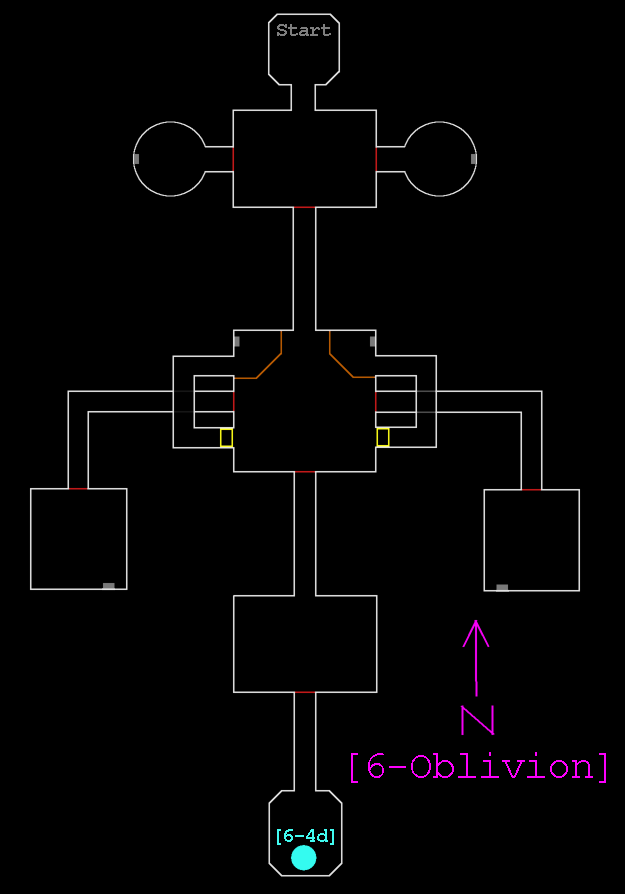
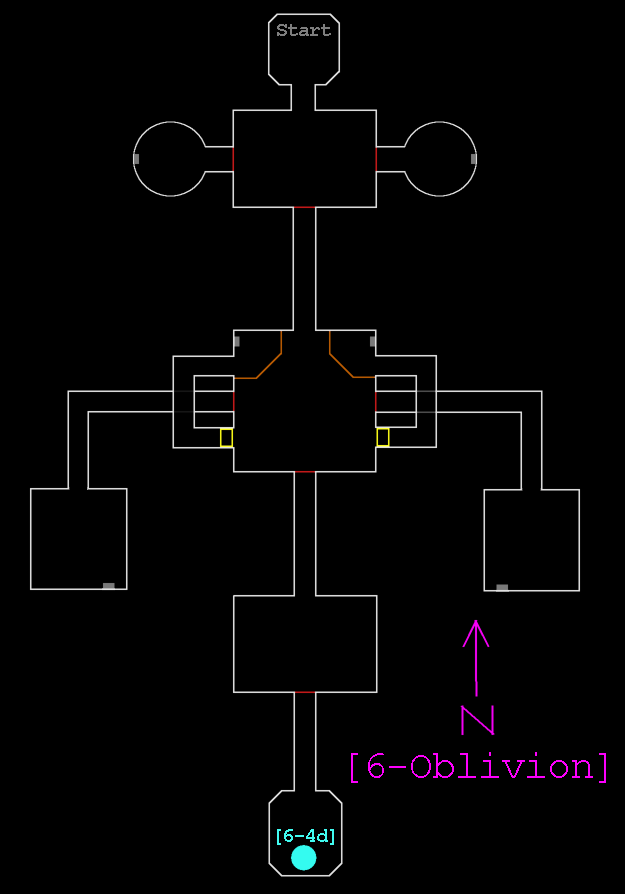
The second 625px x 894px image is a revision of the first. Changes to its layers:
painted on "main" over [69, 487, 541, 491]
